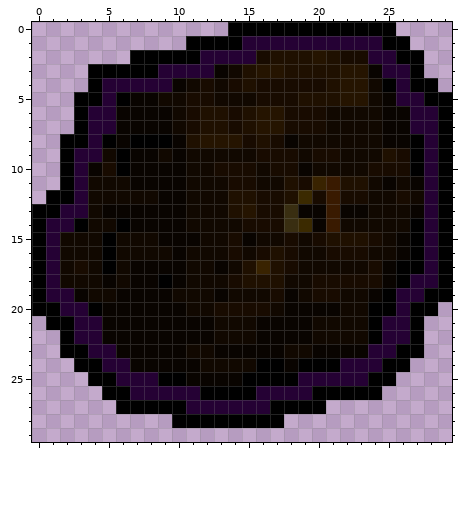
A pixel-art sprite gets an edit: prayer/protect_item_disabled.png. Above: the version before the commit.
The file is 30x30 pixels. Colours within 5 levels of each other are drawn and written as one.
Now the later version:
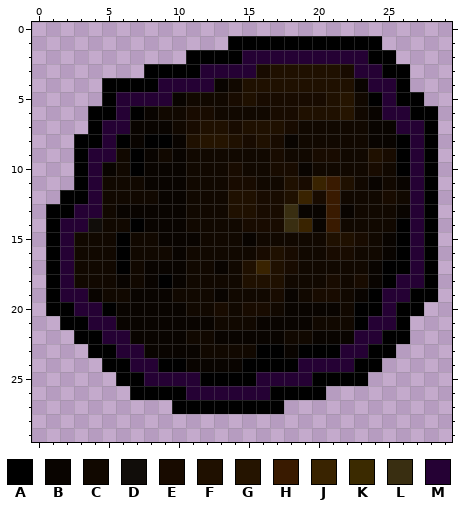
Palette (. is transparent): A #000000  B #090400  C #110800  D #110d0a  E #180b00  F #1f1000  G #251400  H #391a00  J #392300  K #3b2a00  L #392e11  M #250134
Changes in this commit:
Changed rows in their new state; - is an unchanged pixel.
first column x 0:
 0 --------------............----
 1 -----------...-AAAAAAAAAA..---
 2 -------....-AAA-MMMMMMMMAA..--
 3 ----....-AAA-MMMEF----EMMAA.--
 4 ----.AAAA-MMMBC-FFFFF-FBMMA..-
 5 ---..AMMMMBCC-EF---EE--CAMAA..
 6 ---.AAMA-C--ECCCCE-FFFG-BMMAA.
 7 ---.A-M---------FF-CC---B-M-A.
 8 --.-AMAB------F---------B-AMA.
 9 --.A-MCA--------C-C-----FEAMA.
10 --.AMBCA-----C-C---------CAMA.
11 --.AM--C---------------CBCBMA.
12 -.-AM--------------J--CC-ECMA.
13 .-A-MC---------F-------C--BMA.
14 .A-MD-CA-----------J------AMA.
15 .AM--CA-------C---C-C--ECBAMA.
16 .AM--CA-------C--------C-BAMA.
17 .AMC-CAC----------------BA-MA.
18 .AM--CBC------C-----C-C-BAM-A.
19 .A-MB-C----------------BAM-A-.
20 .-A-MA--------C--------A-MA-.-
21 -.-A-M-----------------AM-A.--
22 --.AAMM----CCBBB--CCBBBMMAA.--
23 --..AAMM---B-CCCAABAAAMMAA..--
24 ---..AAMMAA-BBBA--AMMM-AA..---
25 ----..AA-MMMAAA-MMM-AAAA..----
26 -----..AAAA-MMMM-AAA-....-----
27 ------....-AAAAAA-...---------
28 ----------........------------
Where, in picture pixels (left, top, right, bottom), the same in both pictures:
changed: (32, 22, 452, 428)
